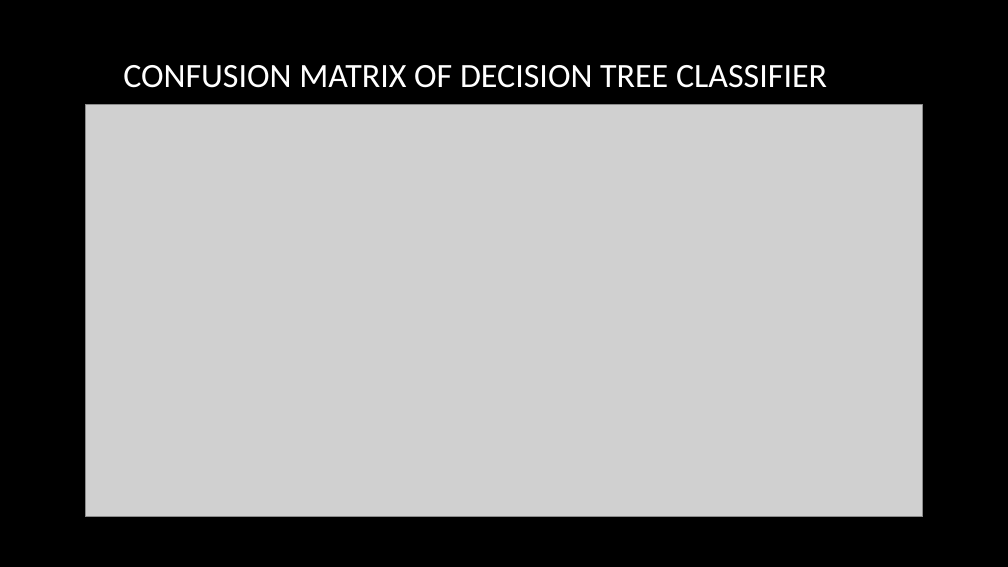
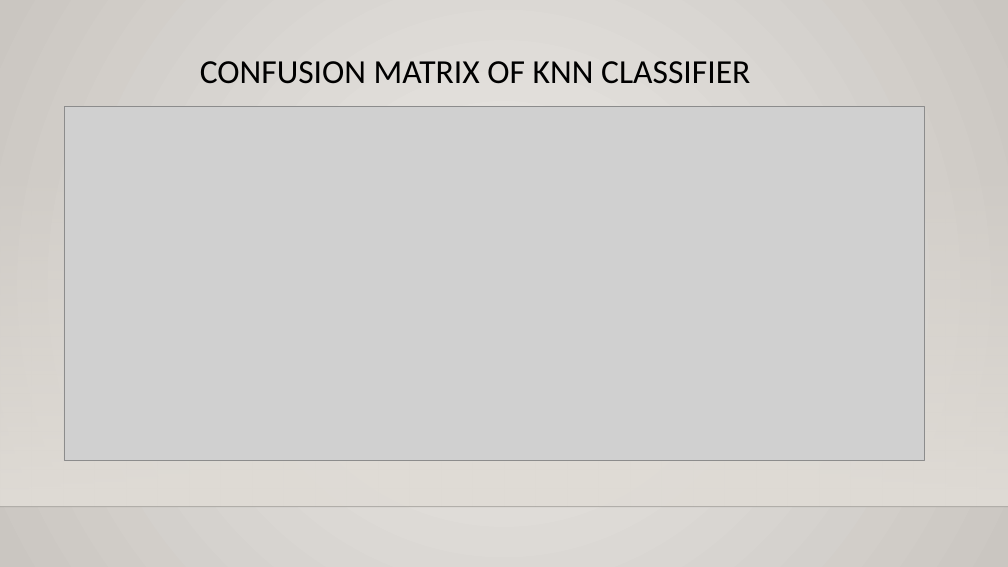
Before and after one commit to rajgupta-github/MachineLearning-with-Python, a slide deck: slide 13 of projects/IrisDataSetClassifier/MLIntermediate Project - Iris Classifier.pptx (slide 12 before the commit). Drawn at 1008x567 pixels with LibreOffice and Linux fonts; fonts in the diff are those of the drawing; grey boxes stand for pictures; background and template pictures are left out. Boxes give left, top, right and bottom in pixels: in the first picture for what was removed or moved away, otherwise in the second. Text is boxed around its words. In the diff, an @@ line names an element or a change of style, - is before the commit and + after.

```diff
--- a/projects/IrisDataSetClassifier/MLIntermediate Project - Iris Classifier.pptx
+++ b/projects/IrisDataSetClassifier/MLIntermediate Project - Iris Classifier.pptx
@@ background picture (left out) to gradient #ECEAE7 to #CAC7C1 @@
@@ title "CONFUSION MATRIX OF KNN CLASSIFIER" at box(200, 61, 750, 84): vertical alignment middle to top @@
@@ title at box(200, 61, 750, 84): text changed; size 32.4 to 32 pt; text colour #FFFFFF to #000000 @@
-CONFUSION MATRIX OF DECISION TREE CLASSIFIER
+CONFUSION MATRIX OF KNN CLASSIFIER
@@ picture: place and size @@
-picture at box(85, 105, 923, 517)
+picture at box(64, 107, 926, 461)
@@ rectangle added at box(0, 167, 1008, 507), fill gradient #DFDBD5 @@
@@ line added from (0, 507) to (1008, 507), #000001 1 pt @@
```
Also in this commit, not shown: 9 other slides changed, 6 slides added, 5 slides removed, 6 other files.
